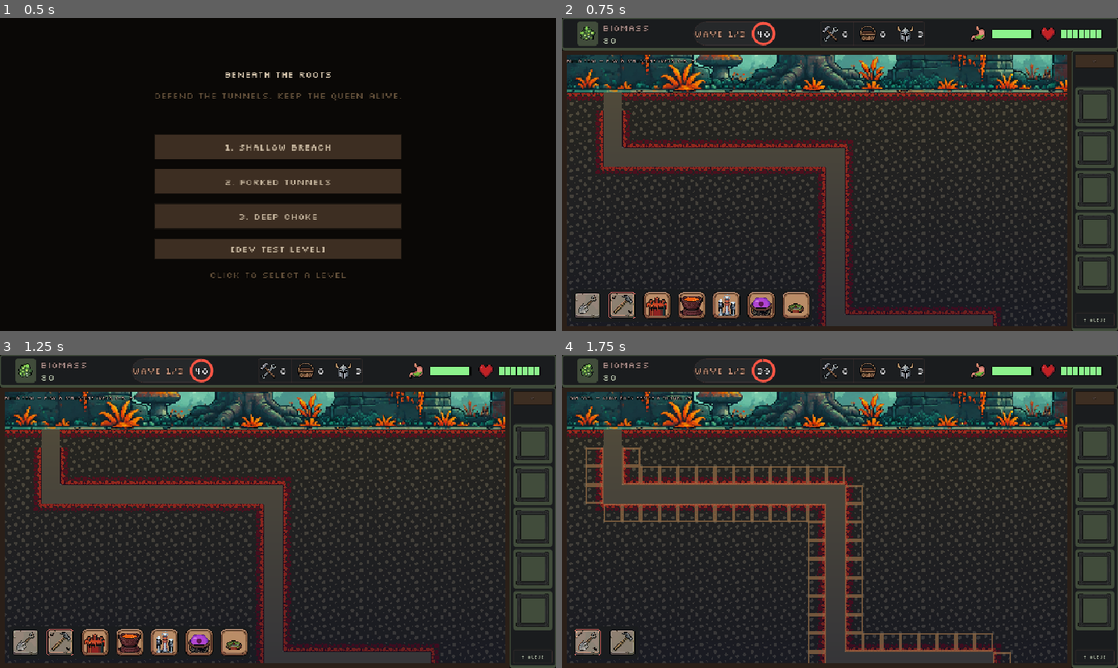
Above: before the commit, frames 1-4 (two rows, left to right).
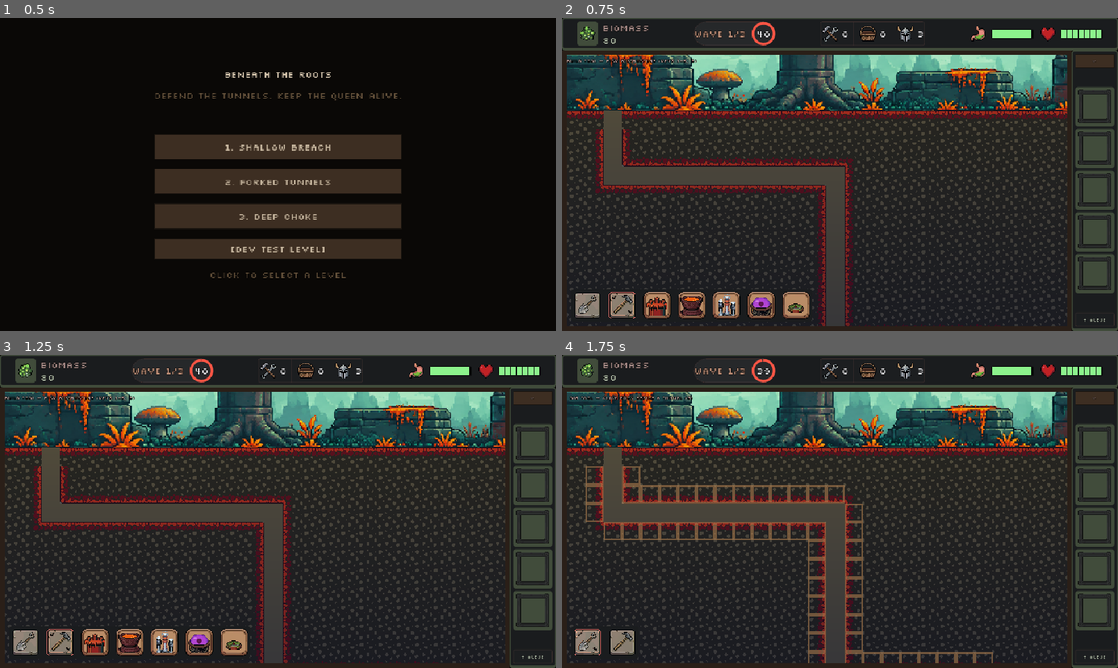
Above: after the commit, the same moments.

Repository: matiaspereiraobando/beneath-the-roots
Game: Godot game, scene res://scenes/menu.tscn
Same seed, same stepped clock (60 frames per second), same inputs: the game is played once before the commit and once after it.
Inputs (mouse positions are in pixels of both pictures, inside the frame that each line leads up to):
- Up to frame 1 (0.5 s): no input
- Up to frame 2 (0.75 s): click "1. Shallow Breach" at 0.5 s
- Up to frame 3 (1.25 s): no input
- Up to frame 4 (1.75 s): click (589, 642) at 1.25 s

Frame 1 is identical in both runs. In frame 2, 22% of the frame differs, in the area x 0-91%, y 11-99%; in frame 3, 22%; in frame 4, 23%.

Commit message:
feat: update level0_test configuration and enhance grid setup
Modify level0_test.json to adjust grid size, spawn tile position, and citadel rectangle coordinates. Update deposit and tunnel tile positions for improved gameplay. Refactor wave enemy definitions for better readability. Introduce MACRO_SKY_ROWS constant in game_tuning.gd for dynamic sky layer management. Adjust level_loader.gd to utilize this constant for setting sky cells. Update sprite path for macro sky background to new asset.

Diff:
--- a/data/levels/level0_test.json
+++ b/data/levels/level0_test.json
@@ -1,40 +1,337 @@
 {
   "id": "level0_test",
   "name": "Test Breach",
-  "gridSize": { "cols": 40, "rows": 30 },
-  "spawnTile": { "x": 2, "y": 2 },
-  "citadelRect": { "x": 37, "y": 27, "w": 3, "h": 3 },
+  "gridSize": {
+    "cols": 40,
+    "rows": 31
+  },
+  "spawnTile": {
+    "x": 2,
+    "y": 3
+  },
+  "citadelRect": {
+    "x": 37,
+    "y": 28,
+    "w": 3,
+    "h": 3
+  },
   "startingBiomass": 80,
   "startingSoldiers": 3,
   "queenMaxHp": 100,
   "deposits": [
-    [12, 6],
-    [25, 15]
+    [
+      12,
+      7
+    ],
+    [
+      25,
+      16
+    ]
   ],
   "tunnelTiles": [
-    [2, 2], [2, 3], [2, 4], [2, 5], [3, 5], [4, 5], [5, 5], [6, 5],
-    [7, 5], [8, 5], [9, 5], [10, 5], [11, 5], [12, 5], [13, 5], [14, 5],
-    [14, 6], [14, 7], [14, 8], [14, 9], [14, 10], [14, 11], [14, 12], [14, 13], [14, 14],
-    [15, 14], [16, 14], [17, 14], [18, 14], [19, 14], [20, 14], [21, 14], [22, 14],
-    [22, 15], [22, 16], [22, 17], [22, 18], [22, 19], [22, 20],
-    [23, 20], [24, 20], [25, 20], [26, 20], [27, 20], [28, 20], [29, 20], [30, 20],
-    [31, 20], [32, 20], [33, 20], [34, 20], [35, 20], [36, 20], [37, 20],
-    [37, 21], [37, 22], [37, 23], [37, 24], [37, 25], [37, 26], [37, 27],
-    [38, 27], [39, 27], [38, 28], [39, 28], [38, 29], [39, 29]
+    [
+      2,
+      3
+    ],
+    [
+      2,
+      4
+    ],
+    [
+      2,
+      5
+    ],
+    [
+      2,
+      6
+    ],
+    [
+      3,
+      6
+    ],
+    [
+      4,
+      6
+    ],
+    [
+      5,
+      6
+    ],
+    [
+      6,
+      6
+    ],
+    [
+      7,
+      6
+    ],
+    [
+      8,
+      6
+    ],
+    [
+      9,
+      6
+    ],
+    [
+      10,
+      6
+    ],
+    [
+      11,
+      6
+    ],
+    [
+      12,
+      6
+    ],
+    [
+      13,
+      6
+    ],
+    [
+      14,
+      6
+    ],
+    [
+      14,
+      7
+    ],
+    [
+      14,
+      8
+    ],
+    [
+      14,
+      9
+    ],
+    [
+      14,
+      10
+    ],
+    [
+      14,
+      11
+    ],
+    [
+      14,
+      12
+    ],
+    [
+      14,
+      13
+    ],
+    [
+      14,
+      14
+    ],
+    [
+      14,
+      15
+    ],
+    [
+      15,
+      15
+    ],
+    [
+      16,
+      15
+    ],
+    [
+      17,
+      15
+    ],
+    [
+      18,
+      15
+    ],
+    [
+      19,
+      15
+    ],
+    [
+      20,
+      15
+    ],
+    [
+      21,
+      15
+    ],
+    [
+      22,
+      15
+    ],
+    [
+      22,
+      16
+    ],
+    [
+      22,
+      17
+    ],
+    [
+      22,
+      18
+    ],
+    [
+      22,
+      19
+    ],
+    [
+      22,
+      20
+    ],
+    [
+      22,
+      21
+    ],
+    [
+      23,
+      21
+    ],
+    [
+      24,
+      21
+    ],
+    [
+      25,
+      21
+    ],
+    [
+      26,
+      21
+    ],
+    [
+      27,
+      21
+    ],
+    [
+      28,
+      21
+    ],
+    [
+      29,
+      21
+    ],
+    [
+      30,
+      21
+    ],
+    [
+      31,
+      21
+    ],
+    [
+      32,
+      21
+    ],
+    [
+      33,
+      21
+    ],
+    [
+      34,
+      21
+    ],
+    [
+      35,
+      21
+    ],
+    [
+      36,
+      21
+    ],
+    [
+      37,
+      21
+    ],
+    [
+      37,
+      22
+    ],
+    [
+      37,
+      23
+    ],
+    [
+      37,
+      24
+    ],
+    [
+      37,
+      25
+    ],
+    [
+      37,
+      26
+    ],
+    [
+      37,
+      27
+    ],
+    [
+      37,
+      28
+    ],
+    [
+      38,
+      28
+    ],
+    [
+      39,
+      28
+    ],
+    [
+      38,
+      29
+    ],
+    [
+      39,
+      29
+    ],
+    [
+      38,
+      30
+    ],
+    [
+      39,
+      30
+    ]
   ],
   "waves": [
     {
-      "enemies": [{ "type": "skitter", "count": 4, "interval": 1.0 }],
-      "clearBonus": 15
-    },
-    {
-      "enemies": [{ "type": "skitter", "count": 6, "interval": 0.8 }],
+      "enemies": [
+        {
+          "type": "skitter",
+          "count": 4,
+          "interval": 1.0
+        }
+      ],
       "clearBonus": 15
     },
     {
       "enemies": [
-        { "type": "skitter", "count": 3, "interval": 0.6 },
-        { "type": "chitin", "count": 2, "interval": 1.5, "delay": 2.0 }
+        {
+          "type": "skitter",
+          "count": 6,
+          "interval": 0.8
+        }
+      ],
+      "clearBonus": 15
+    },
+    {
+      "enemies": [
+        {
+          "type": "skitter",
+          "count": 3,
+          "interval": 0.6
+        },
+        {
+          "type": "chitin",
+          "count": 2,
+          "interval": 1.5,
+          "delay": 2.0
+        }
       ],
       "clearBonus": 25
     }
--- a/scripts/data/game_tuning.gd
+++ b/scripts/data/game_tuning.gd
@@ -4,6 +4,7 @@
 const WAVE_INTERVAL := 40.0
 const BUILD_PHASE_DURATION := WAVE_INTERVAL
 const TILE_SIZE := 32
+const MACRO_SKY_ROWS := 3
 const MICRO_TILE_SIZE := 32
 const MICRO_SPRITE_NATIVE_SIZE := 64
 const MICRO_SPRITE_SOURCE_SIZE := 16
--- a/scripts/data/level_loader.gd
+++ b/scripts/data/level_loader.gd
@@ -26,12 +26,11 @@
 		for x in cols:
 			row.append(MacroCell.ROCK)
 		cells.append(row)
+	for y in GameTuning.MACRO_SKY_ROWS:
+		for x in cols:
+			cells[y][x] = MacroCell.SKY
 	for x in cols:
-		cells[0][x] = MacroCell.SKY
-		cells[1][x] = MacroCell.SKY
-	# Full grass surface row (row 2)
-	for x in cols:
-		cells[2][x] = MacroCell.SURFACE
+		cells[GameTuning.MACRO_SKY_ROWS][x] = MacroCell.SURFACE
 	var spawn: Vector2i = Vector2i(data.spawnTile.x, data.spawnTile.y)
 	cells[spawn.y][spawn.x] = MacroCell.SPAWN
 	for pair in data.get("tunnelTiles", []):
--- a/scripts/util/sprite_paths.gd
+++ b/scripts/util/sprite_paths.gd
@@ -54,7 +54,7 @@
 
 
 static func macro_sky_background() -> String:
-	return "res://assets/sprites/macro/top_bg_01.png"
+	return "res://assets/sprites/macro/top_bg_02_1280_96.png"
 
 
 static func micro_background() -> String:
Binary file added: assets/sprites/macro/top_bg_02_1280_96.png
